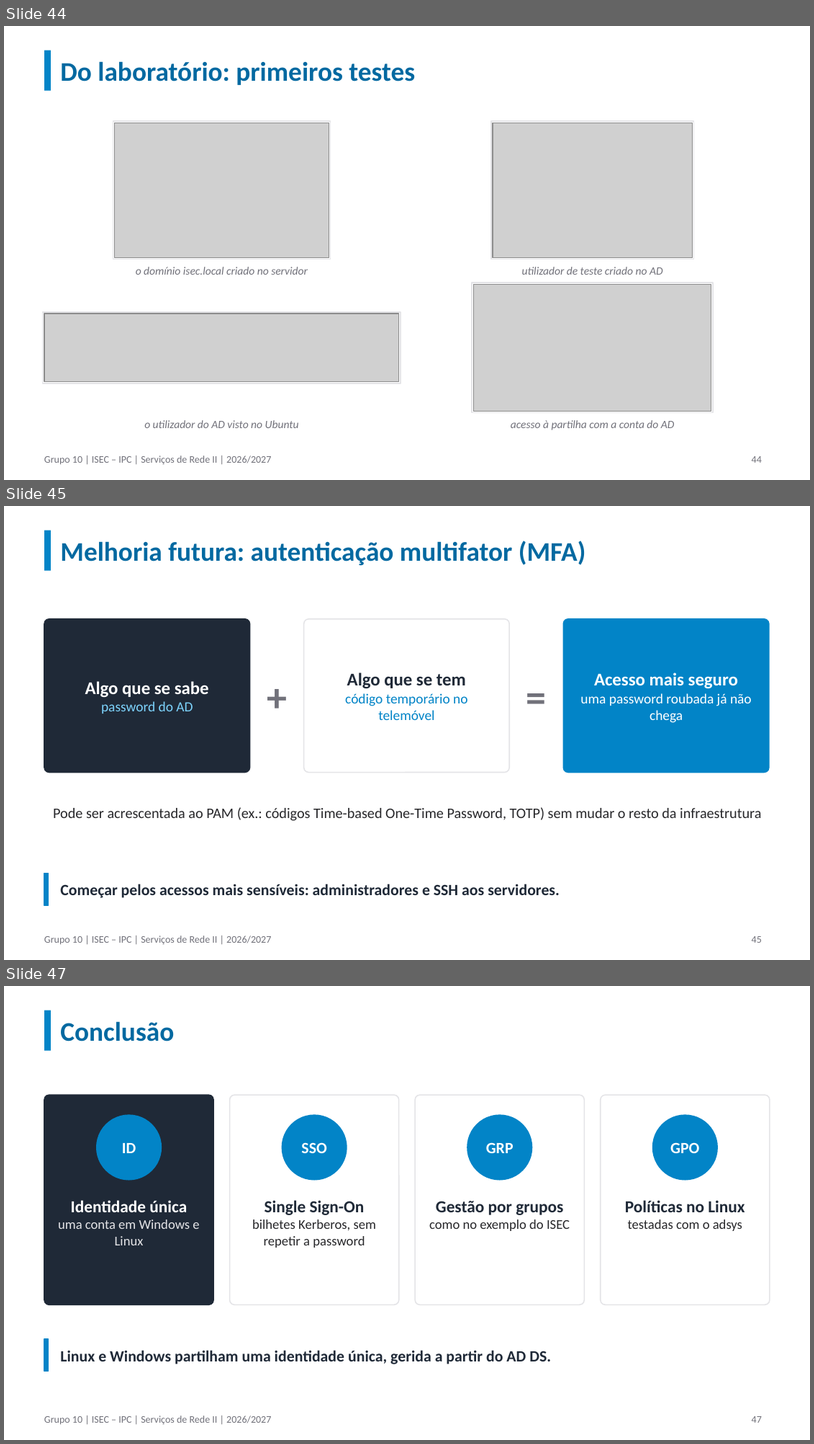
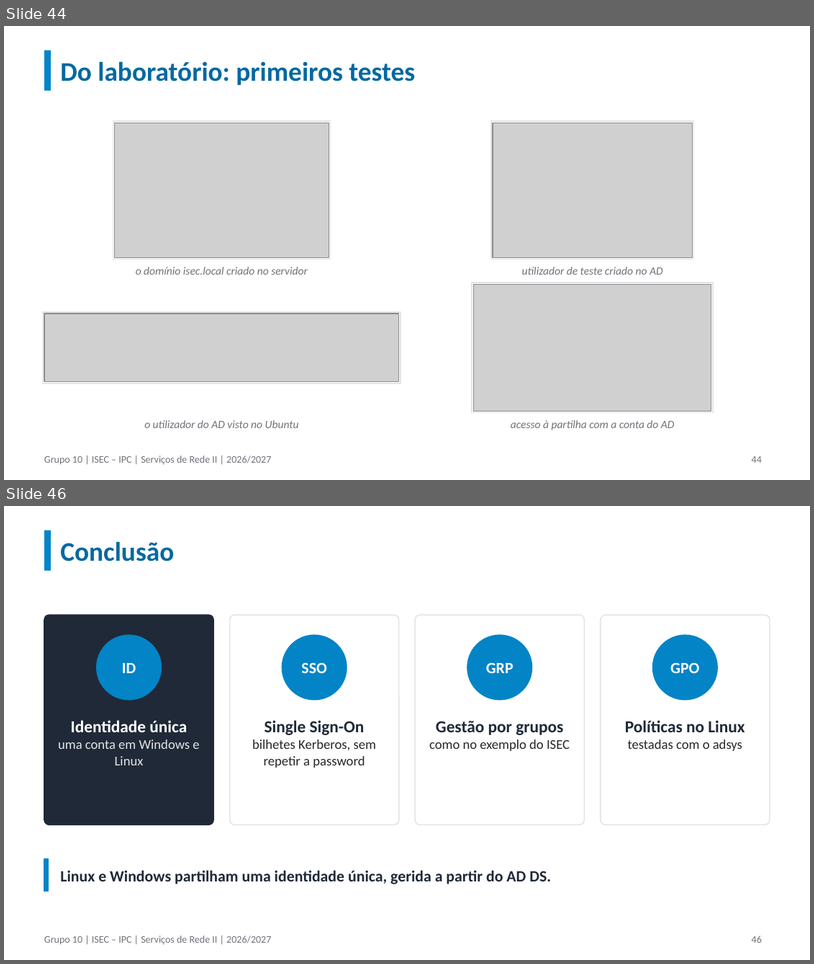
Before and after one commit to orlandonss/TrabalhoSR2, a slide deck: Apresentacoes_Workshop/SR2-2627-Workshop-Grp10-Apresentacao-Final-v4.pptx. Shown one above the other, each under a label of ours: slides 44, 45 and 47 before the commit, slides 44 and 46 after it; the slides between them are not shown. The pictures are 814x1444 and 814x964 pixels, drawn with LibreOffice and Linux fonts; fonts in the diff are those of the drawing; grey boxes stand for pictures. Boxes give left, top, right and bottom in pixels: in the first picture for what was removed or moved away, otherwise in the second. Text is boxed around its words. In the diff, an @@ line names an element or a change of style, - is before the commit and + after.

```diff
--- a/Apresentacoes_Workshop/SR2-2627-Workshop-Grp10-Apresentacao-Final-v4.pptx
+++ b/Apresentacoes_Workshop/SR2-2627-Workshop-Grp10-Apresentacao-Final-v4.pptx
@@ slide 45 removed at (4, 506, 810, 960), background #FFFFFF; not listed: 2 template elements that a slide beside it also shows @@
@@ title removed at (60, 541, 586, 566) @@
-Melhoria futura: autenticação multifator (MFA)
@@ rounded rectangle removed at (44, 619, 250, 772) @@
@@ text removed at (250, 619, 304, 772) @@
-+
@@ rounded rectangle removed at (304, 619, 509, 772) @@
@@ text removed at (509, 619, 563, 772) @@
-=
@@ rounded rectangle removed at (563, 619, 769, 772) @@
@@ text removed at (345, 672, 468, 720) @@
-Algo que se tem
-código temporário no telemóvel
@@ text removed at (581, 672, 752, 723) @@
-Acesso mais seguro
-uma password roubada já não chega
@@ text removed at (85, 681, 209, 713) @@
-Algo que se sabe
-password do AD
@@ text removed at (53, 807, 761, 821) @@
-Pode ser acrescentada ao PAM (ex.: códigos Time-based One-Time Password, TOTP) sem mudar o resto da infraestrutura
@@ rectangle removed at (44, 873, 49, 905) @@
@@ text removed at (60, 883, 560, 898) @@
-Começar pelos acessos mais sensíveis: administradores e SSH aos servidores.
@@ page number removed at (752, 936, 762, 942) @@
-45
@@ what was slide 47 is now slide 46 @@
@@ page number at (752, 935, 762, 942): text changed @@
-47
+46
```
Also in this commit, not shown: 8 slides changed, 8 other files.
